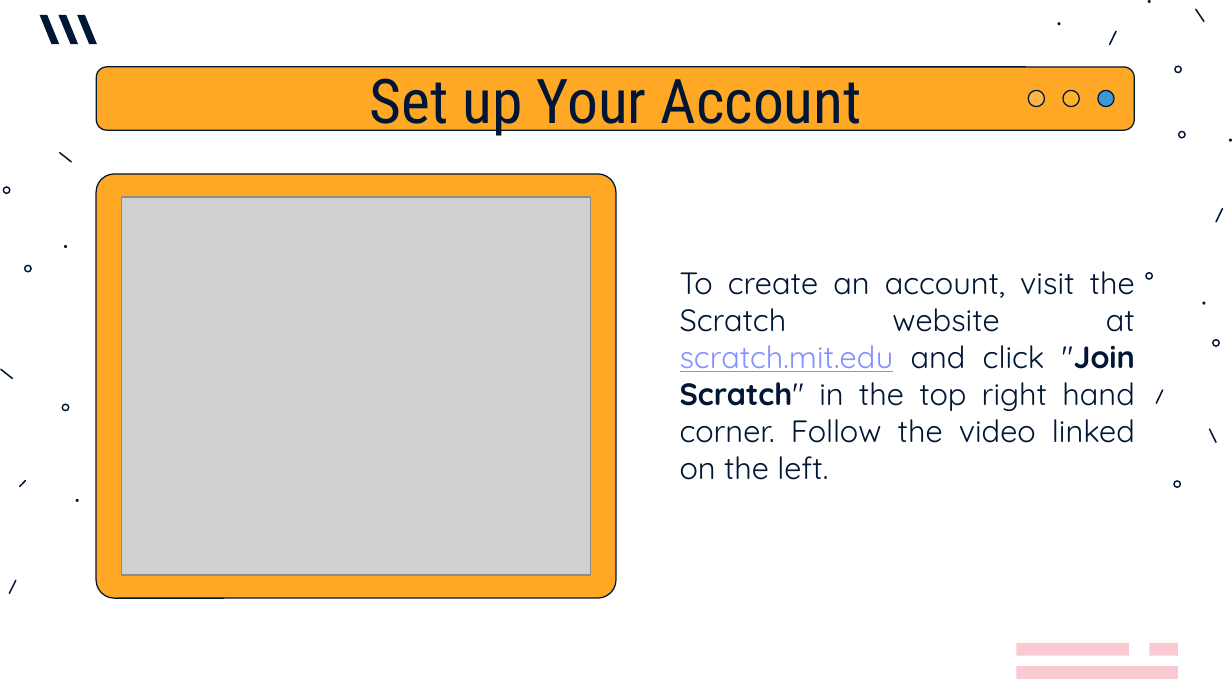
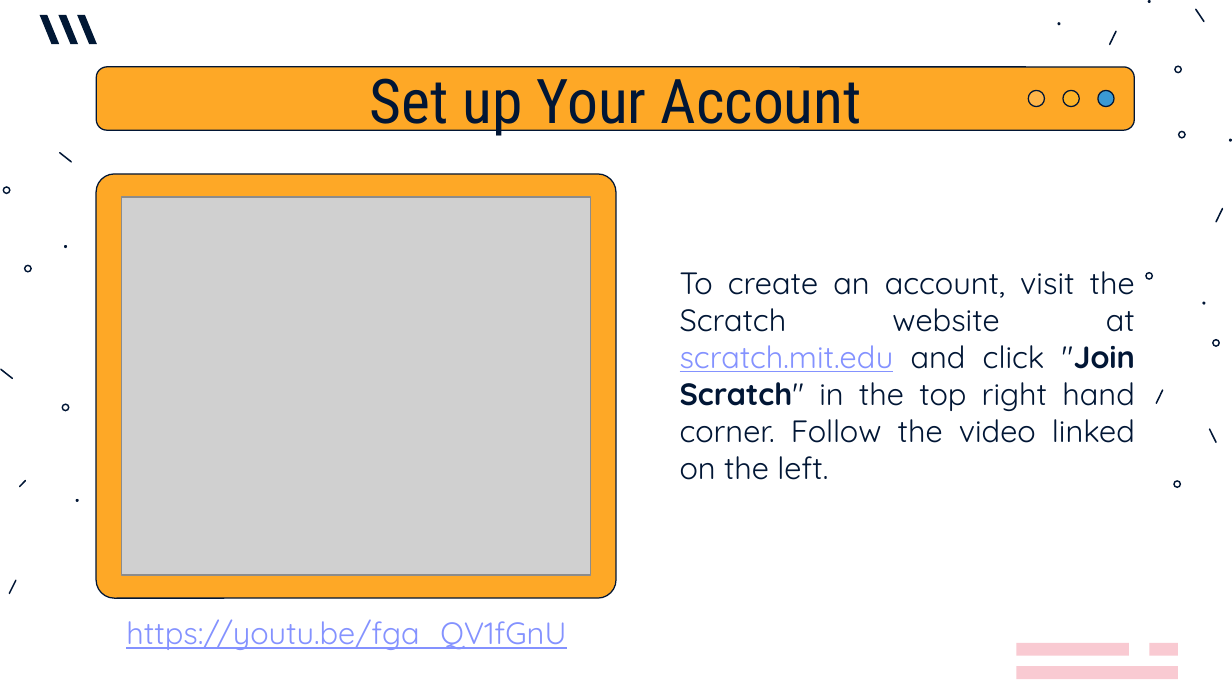
Before and after one commit to Vanshika-Mittal/scratch-tutorial, a slide deck: slide 4 of Scratch-Basics/Scratch-Basics.pptx. Drawn at 1232x693 pixels with LibreOffice and Linux fonts; fonts in the diff are those of the drawing; grey boxes stand for pictures. Boxes give left, top, right and bottom in pixels: in the first picture for what was removed or moved away, otherwise in the second. Text is boxed around its words. In the diff, an @@ line names an element or a change of style, - is before the commit and + after.

```diff
--- a/Scratch-Basics/Scratch-Basics.pptx
+++ b/Scratch-Basics/Scratch-Basics.pptx
@@ text added at <box>126,619,566,650</box>, 18 pt, text #8492FF, underline @@
+https://youtu.be/fga_QV1fGnU
```
Also in this commit, not shown: 15 other slides changed.
